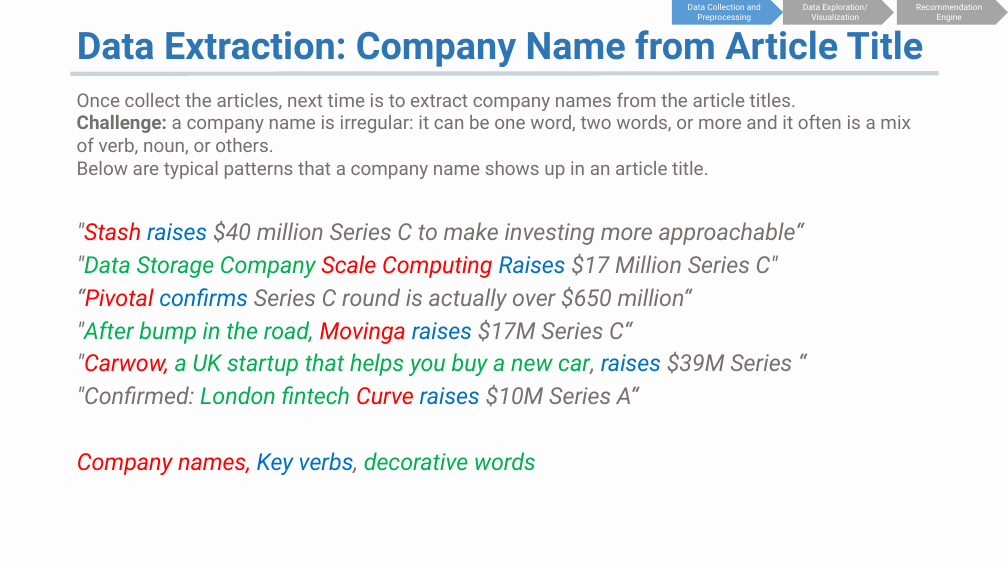
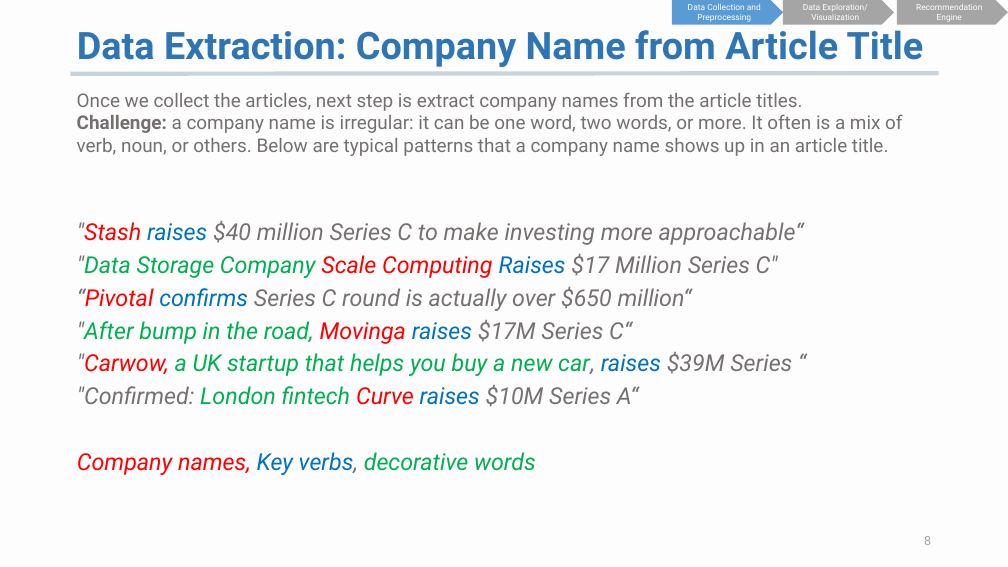
Before and after one commit to K-AlfredIwasaki/job_hunting_made_easy, a slide deck: slide 8 of startup_db_recommendation.pptx. Drawn at 1008x567 pixels with LibreOffice and Linux fonts; fonts in the diff are those of the drawing. Boxes give left, top, right and bottom in pixels: in the first picture for what was removed or moved away, otherwise in the second. Text is boxed around its words. In the diff, an @@ line names an element or a change of style, - is before the commit and + after.

```diff
--- a/startup_db_recommendation.pptx
+++ b/startup_db_recommendation.pptx
@@ text at [77,92,902,156]: text changed @@
-Once collect the articles, next time is to extract company names from the article titles.
-Challenge: a company name is irregular: it can be one word, two words, or more and it often is a mix of verb, noun, or others.
-Below are typical patterns that a company name shows up in an article title.
+Once we collect the articles, next step is extract company names from the article titles.
+Challenge: a company name is irregular: it can be one word, two words, or more. It often is a mix of verb, noun, or others. Below are typical patterns that a company name shows up in an article title.
@@ page number added at [924,536,931,545], 12 pt, text #A6A4A4 @@
+8
```
Also in this commit, not shown: 21 other slides changed, 3 slides added, 1 slide removed, 4 other files.
